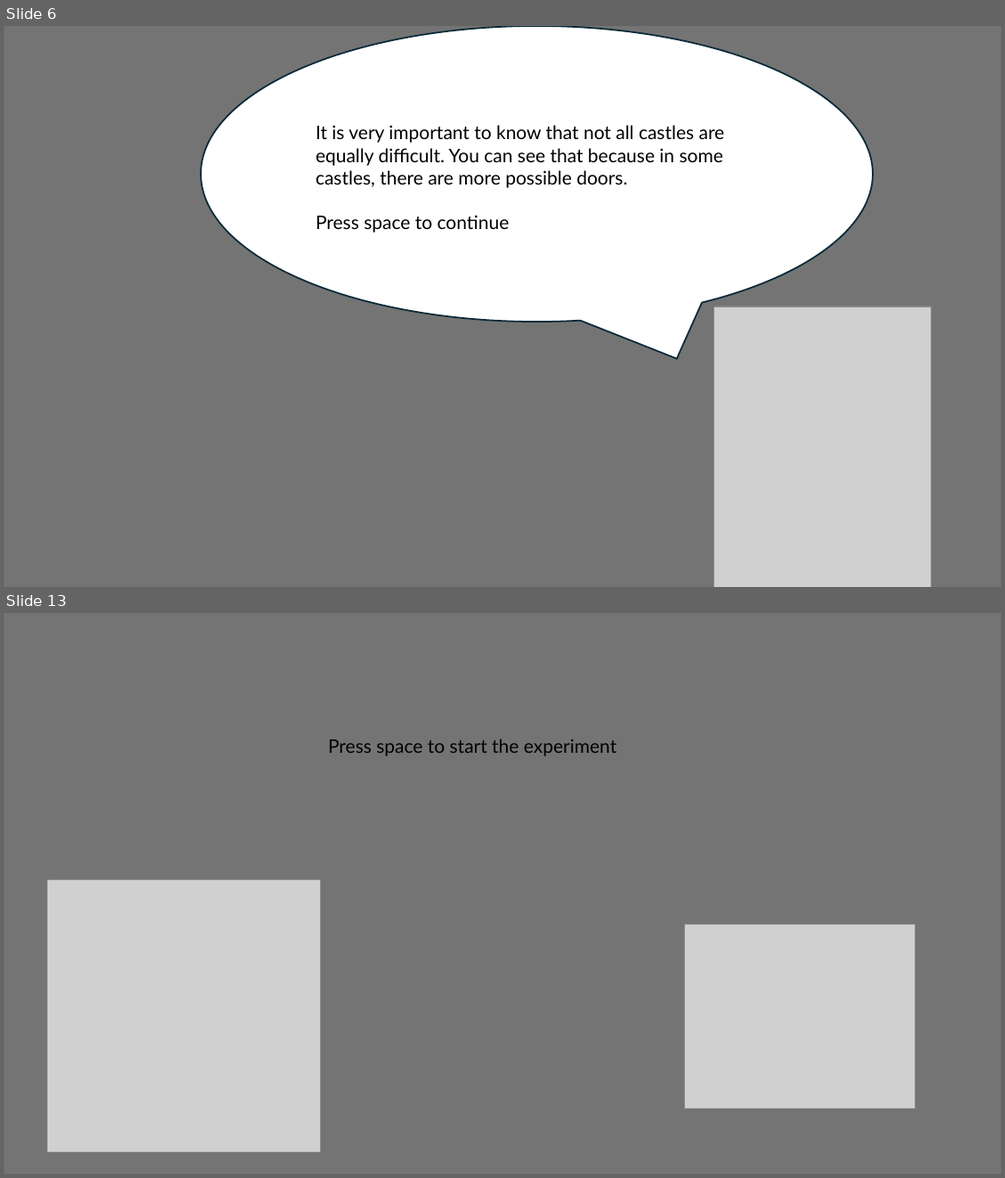
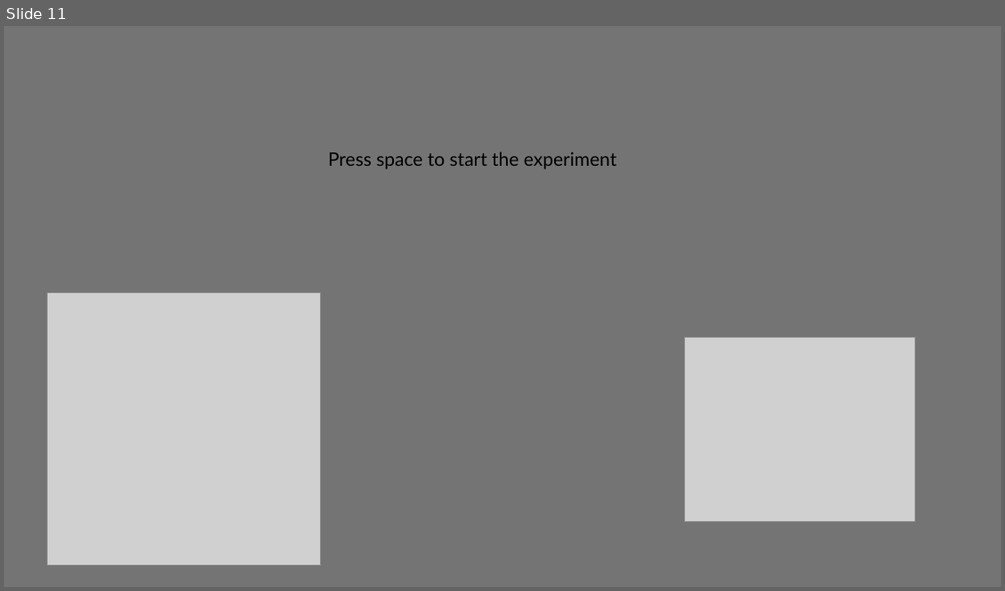
Before and after one commit to Ward-Claeys/PhD, a slide deck: experiment/Instructions.pptx. Shown one above the other, each under a label of ours: slides 6 and 13 before the commit, slide 11 after it; the slides between them are not shown. The pictures are 1005x1178 and 1005x591 pixels, drawn with LibreOffice and Linux fonts; fonts in the diff are those of the drawing; grey boxes stand for pictures. Boxes give left, top, right and bottom in pixels: in the first picture for what was removed or moved away, otherwise in the second. Text is boxed around its words. In the diff, an @@ line names an element or a change of style, - is before the commit and + after.

```diff
--- a/experiment/Instructions.pptx
+++ b/experiment/Instructions.pptx
@@ slide 6 removed at (4, 26, 1001, 587), background #747474 @@
@@ speech bubble removed at (201, 26, 873, 321) @@
@@ text removed at (316, 125, 725, 232) @@
-It is very important to know that not all castles are equally difficult. You can see that because in some castles, there are more possible doors.
-Press space to continue
@@ picture removed at (714, 306, 931, 587) @@
@@ what was slide 13 is now slide 11 @@
```
Also in this commit, not shown: 10 slides changed, 1 other slide removed, 16 other files.
